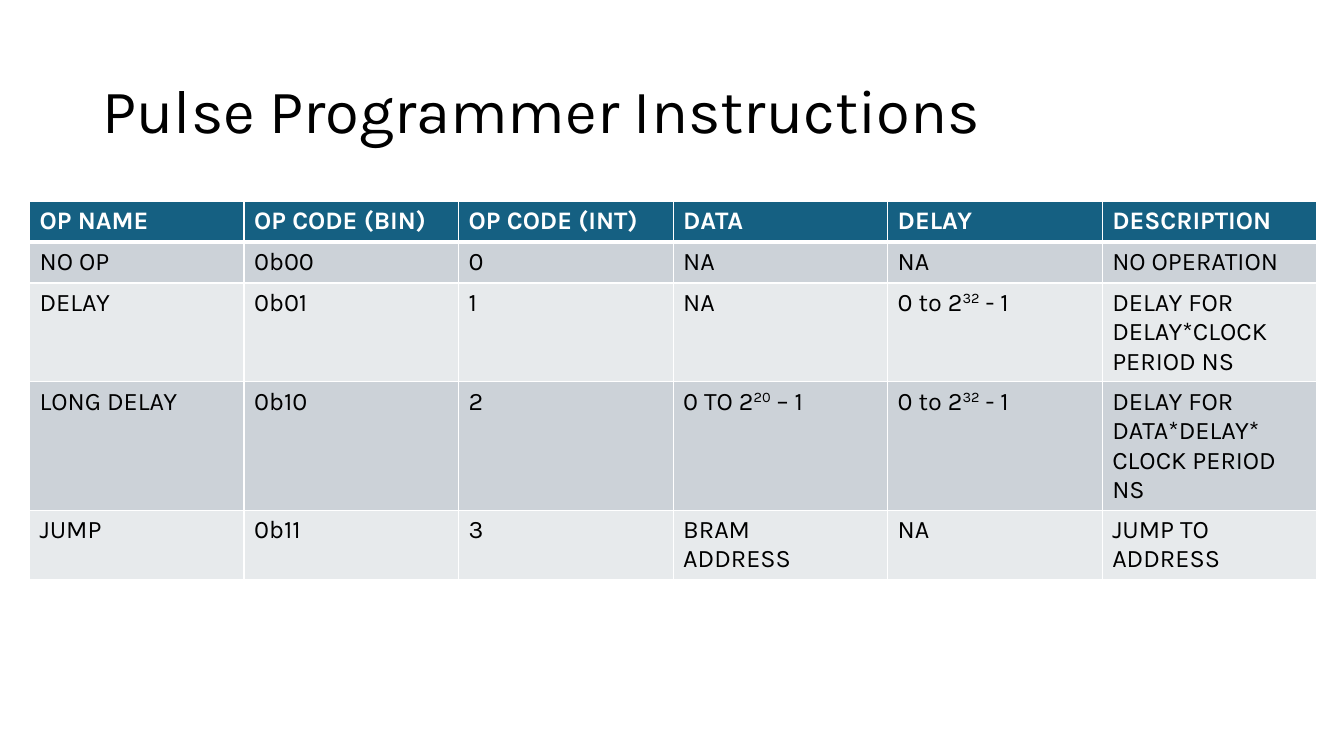
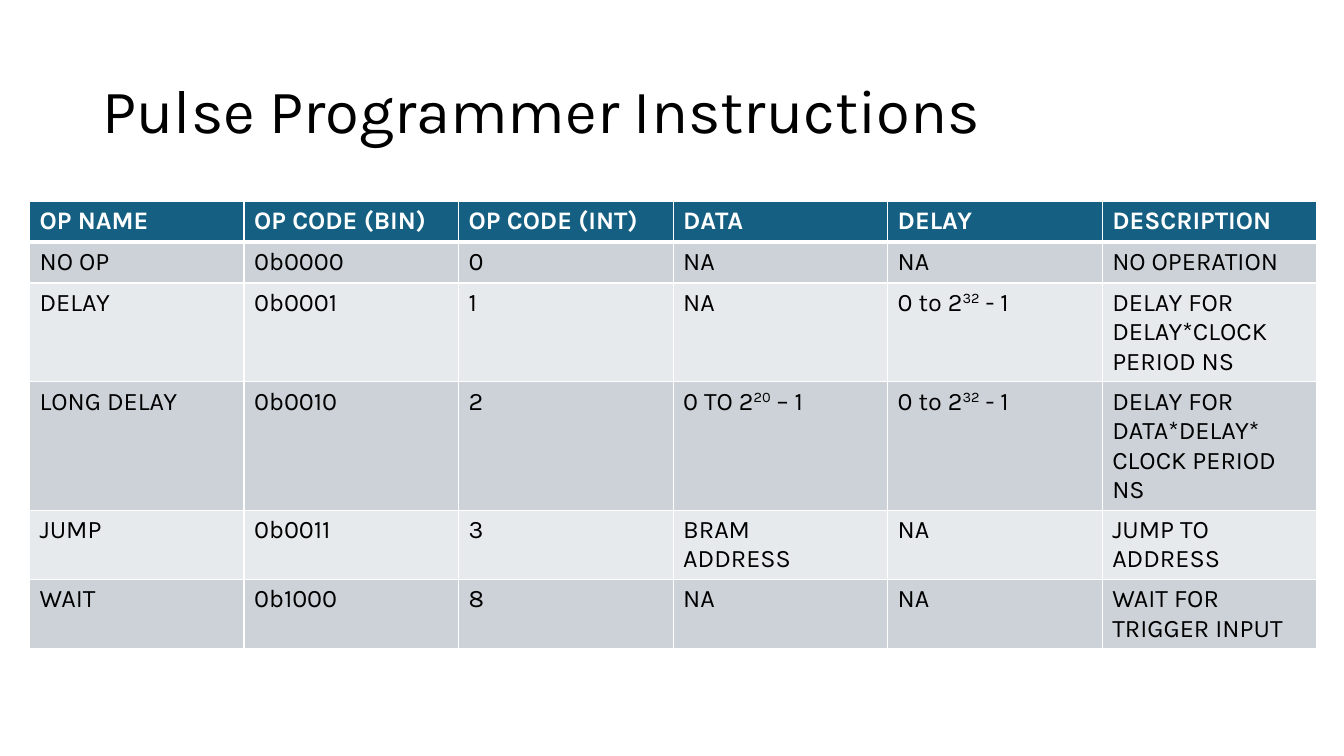
Before and after one commit to tkeller12/CMOD_S7_Pulse, a slide deck: slide 3 of Documentation/Pulse Programmer Documentation.pptx. Drawn at 1344x756 pixels with LibreOffice and Linux fonts; fonts in the diff are those of the drawing. Boxes give left, top, right and bottom in pixels: in the first picture for what was removed or moved away, otherwise in the second. Text is boxed around its words. In the diff, an @@ line names an element or a change of style, - is before the commit and + after.

Commit message:
Working on fixing bug with jump

```diff
--- a/Documentation/Pulse Programmer Documentation.pptx
+++ b/Documentation/Pulse Programmer Documentation.pptx
@@ table at [29,202,1318,656] @@
-row 2: NO OP | 0b00 | 0 | NA | NA | NO OPERATION
-row 3: DELAY | 0b01 | 1 | NA | 0 to 232 - 1 | DELAY FOR DELAY*CLOCK PERIOD NS
-row 4: LONG DELAY | 0b10 | 2 | 0 TO 220 – 1 | 0 to 232 - 1 | DELAY FOR / DATA*DELAY* / CLOCK PERIOD NS
-row 5: JUMP | 0b11 | 3 | BRAM / ADDRESS | NA | JUMP TO ADDRESS
+row 2: NO OP | 0b0000 | 0 | NA | NA | NO OPERATION
+row 3: DELAY | 0b0001 | 1 | NA | 0 to 232 - 1 | DELAY FOR DELAY*CLOCK PERIOD NS
+row 4: LONG DELAY | 0b0010 | 2 | 0 TO 220 – 1 | 0 to 232 - 1 | DELAY FOR / DATA*DELAY* / CLOCK PERIOD NS
+row 5: JUMP | 0b0011 | 3 | BRAM / ADDRESS | NA | JUMP TO ADDRESS
+row 6: WAIT | 0b1000 | 8 | NA | NA | WAIT FOR TRIGGER INPUT
```
Also in this commit, not shown: 5 other files.
